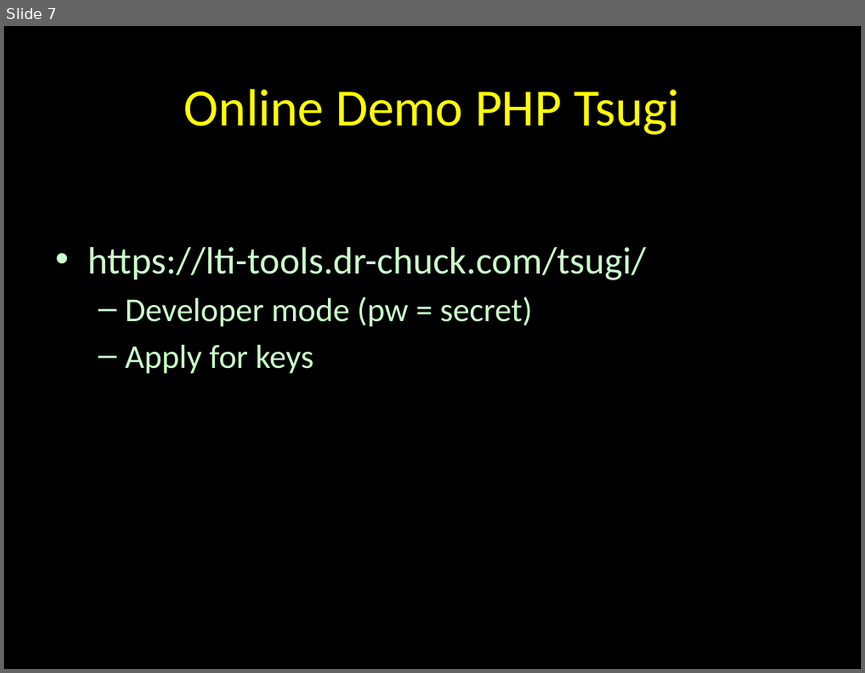
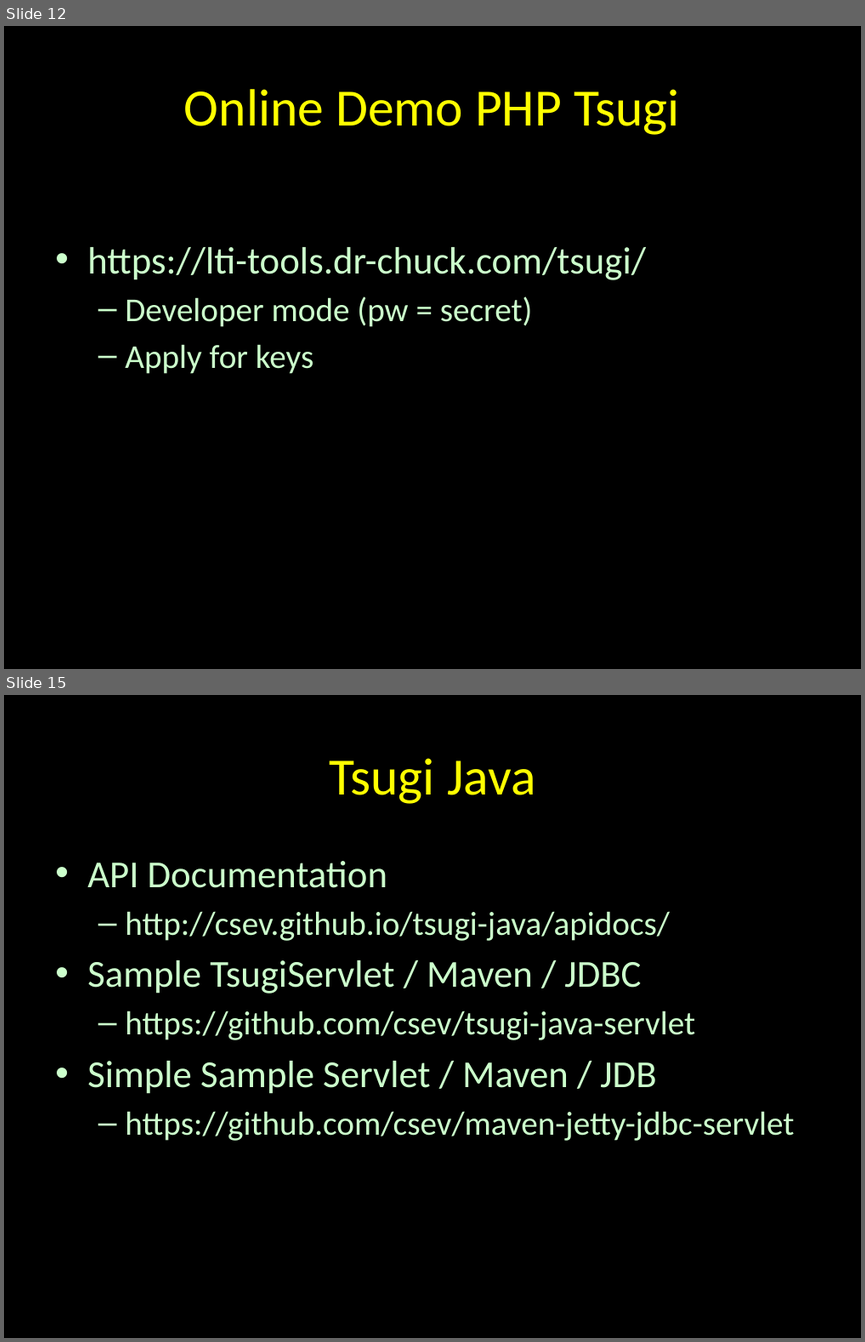
Before and after one commit to csev/tsugi-web, a slide deck: docs/lectures/00-Mini.pptx. Shown one above the other, each under a label of ours: slide 7 before the commit, slides 12 and 15 after it; the slides between them are not shown. The pictures are 865x673 and 865x1342 pixels, drawn with LibreOffice and Linux fonts; fonts in the diff are those of the drawing. Boxes give left, top, right and bottom in pixels: in the first picture for what was removed or moved away, otherwise in the second. Text is boxed around its words. In the diff, an @@ line names an element or a change of style, - is before the commit and + after.

```diff
--- a/docs/lectures/00-Mini.pptx
+++ b/docs/lectures/00-Mini.pptx
@@ slide 15 added at bbox=[4, 695, 861, 1338], background #000000 @@
@@ title added at bbox=[329, 758, 536, 804], 44 pt, text #FFFF00 @@
+Tsugi Java
@@ text added at bbox=[87, 861, 794, 1140], 28 pt, text #CCFFCC @@
+• API Documentation
+  – http://csev.github.io/tsugi-java/apidocs/
+• Sample TsugiServlet / Maven / JDBC
+  – https://github.com/csev/tsugi-java-servlet
+• Simple Sample Servlet / Maven / JDB
+  – https://github.com/csev/maven-jetty-jdbc-servlet
@@ what was slide 7 is now slide 12 @@
```
Also in this commit, not shown: 3 slides changed, 9 other slides added, 1 slide removed, 2 other files.
